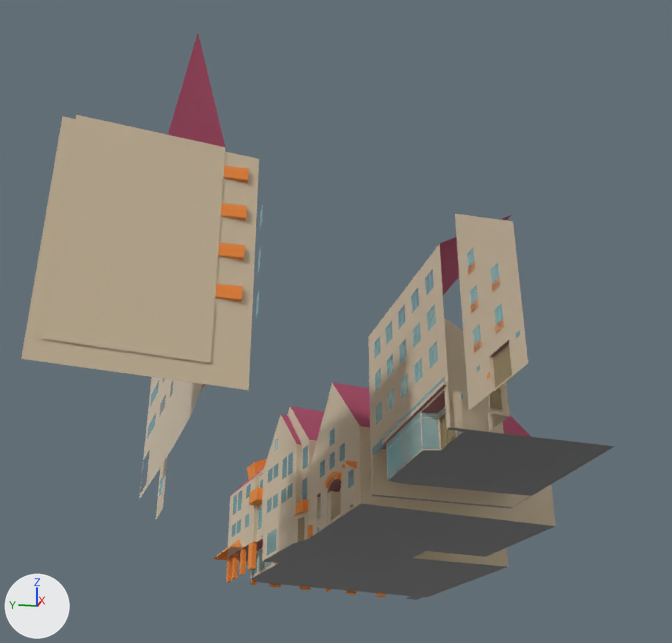
An edit to the glTF model samples/1.1/3dcitydb_shaders_ingolstadt/content/3_2_6.glb, drawn before and after from the same camera.
Rendered twice from a camera (50 mm lens) standing at (95.7, -20.6, 451.5) and looking at (170.6, -5.6, 432.7). The lights are fixed; the arrows at lower left show +X, +Y and +Z. The older version comes first. Where no turn or scale is listed for an object, it has been applied to the vertices. Vertices at exactly the same position are counted once.

The scene before the commit, as lines of its bpy script (objects in view):
```python
mat_material_7 = principled_material('Material_7')
mat_material_7.base_color = (0.769, 0.69, 0.561)  # pale yellow #e3d8c5
mat_material_7.metallic = 1.0
mat_material_7.roughness = 1.0
mat_material_8 = principled_material('Material_8')
mat_material_8.base_color = (0.494, 0.827, 0.867)  # cyan #bbebef
mat_material_8.metallic = 1.0
mat_material_8.roughness = 1.0
mat_material_8.alpha = 0.4
me_mesh = bpy.data.meshes.new('mesh')
me_mesh.from_pydata(...)  # 5930 vertices, 13956 faces; spans x 136.6..201.1, y -27.5..12.7, z 393.5..454.9
me_mesh.materials.append(mat_material_0)  # pale blue #c5dfe3
me_mesh.materials.append(mat_material_1)  # orange #f4b366
me_mesh.materials.append(mat_material_2)  # beige #baad8d
me_mesh.materials.append(mat_material_3)  # grey #a6a6a6
me_mesh.materials.append(mat_material_4)  # pink #bc8a8a
me_mesh.materials.append(mat_material_5)  # grey #b3acb8
me_mesh.materials.append(mat_material_6)  # pink #c86e8b
me_mesh.materials.append(mat_material_7)  # pale yellow #e3d8c5
me_mesh.materials.append(mat_material_8)  # cyan #bbebef
ob_mesh = bpy.data.objects.new('mesh', me_mesh)
ob_mesh.location = (0.0, 0.0, 0.0)
```
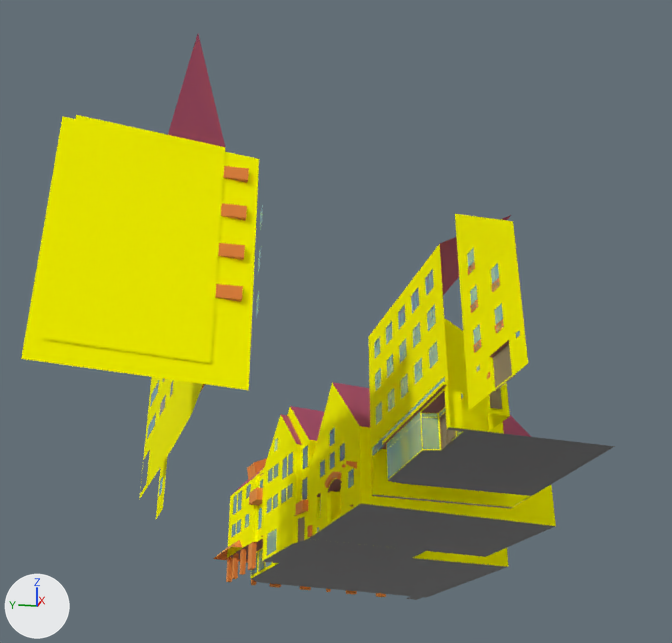
The newer file is also turned or shifted as a whole; pictures and numbers use the older file's frame.

The edits, one by one:
Material 'Material_7' (mat_material_7) changes colour from pale yellow #e3d8c5 to cyan #bbebef; in linear values from (0.769, 0.69, 0.561) to (0.494, 0.827, 0.867).
In material 'Material_7' (mat_material_7), alpha goes from 1.0 to 0.4.
Material 'Material_8' (mat_material_8) changes colour from cyan #bbebef to yellow #ffff00; in linear values from (0.494, 0.827, 0.867) to (1.0, 1.0, 0.0).
In material 'Material_8' (mat_material_8), alpha goes from 0.4 to 1.0.
me_mesh has 5930 vertices, 13956 faces and spans x 136.6..201.1, y -27.5..12.7, z 393.5..454.9.
me_mesh is used by ob_mesh; location (0.0, 0.0, 0.0).
me_mesh part 1: 50 vertices moved within x 150.0..170.2, y -19.9..-9.0, z 427.4..439.1; 2 vertices removed from x 150.0..158.8, y -19.8..-13.7, z 429.2..438.1; 2 vertices added at x 150.0..158.8, y -19.8..-13.8, z 429.2..438.0.
me_mesh part 2: 24 vertices moved within x 175.4..193.1, y -1.9..7.6, z 402.5..416.6; 2 vertices removed from x 171.6..189.0, y -4.2..7.6, z 404.6..415.4; 2 vertices added at x 171.6..189.0, y -4.2..7.5, z 404.6..415.3.
me_mesh part 3: 2 vertices moved within x 163.3, y 8.1, z 427.7; 1 vertex removed from x 164.3, y 7.8, z 422.6; 1 vertex added at x 164.3, y 7.7, z 422.6.
me_mesh part 4: 787 faces spanning x 136.6..201.1, y -24.7..10.3, z 394.3..450.2 switch from mat_material_7 (pale yellow #e3d8c5) to mat_material_8 (yellow #ffff00).

Pixel boxes [x1, y1, x2, y2] of what changed, in the pictures (672 x 643 px; the box of a moved part takes in the faces that stretch with it):
'mesh', recoloured, surface changed
    both: [21, 115, 556, 581]
part 1 of me_mesh, moved or reshaped
    both: [368, 245, 519, 474]
part 2 of me_mesh, moved or reshaped
    before: [242, 456, 308, 531]
    after: [242, 457, 308, 531]
part 3 of me_mesh, moved or reshaped
    before: [151, 377, 159, 395]
    after: [150, 377, 159, 404]
part 4 of me_mesh, recoloured
    both: [21, 115, 556, 578]
